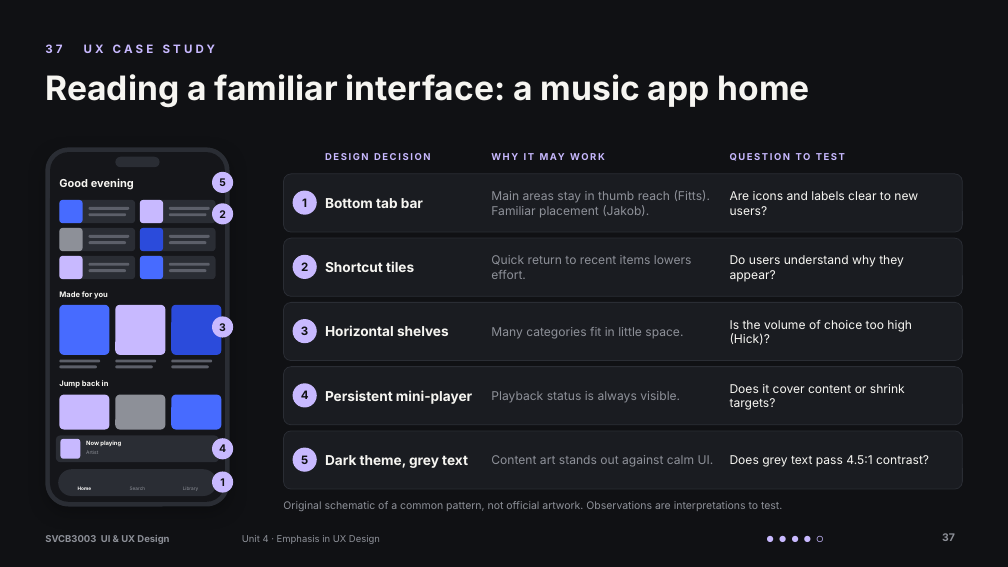
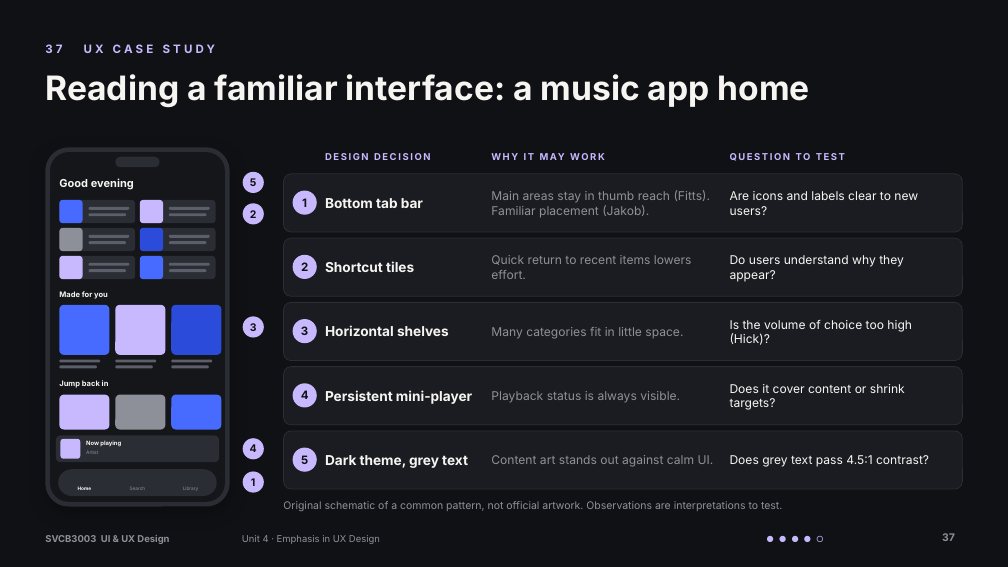
Before and after one commit to Juni233232/Portfolio, a slide deck: slide 37 of ux-ui-presentation/UX-UI-Design-Understanding-the-Experience.pptx. Drawn at 1008x567 pixels with LibreOffice and Linux fonts; fonts in the diff are those of the drawing; background and template pictures are left out. Boxes give left, top, right and bottom in pixels: in the first picture for what was removed or moved away, otherwise in the second. Text is boxed around its words. In the diff, an @@ line names an element or a change of style, - is before the commit and + after.

```diff
--- a/ux-ui-presentation/UX-UI-Design-Understanding-the-Experience.pptx
+++ b/ux-ui-presentation/UX-UI-Design-Understanding-the-Experience.pptx
@@ 5 ellipses moved together from (x1=212, y1=172, x2=233, y2=493) to (x1=243, y1=172, x2=264, y2=493) @@
```
Also in this commit, not shown: 18 other slides changed, 14 other files.
